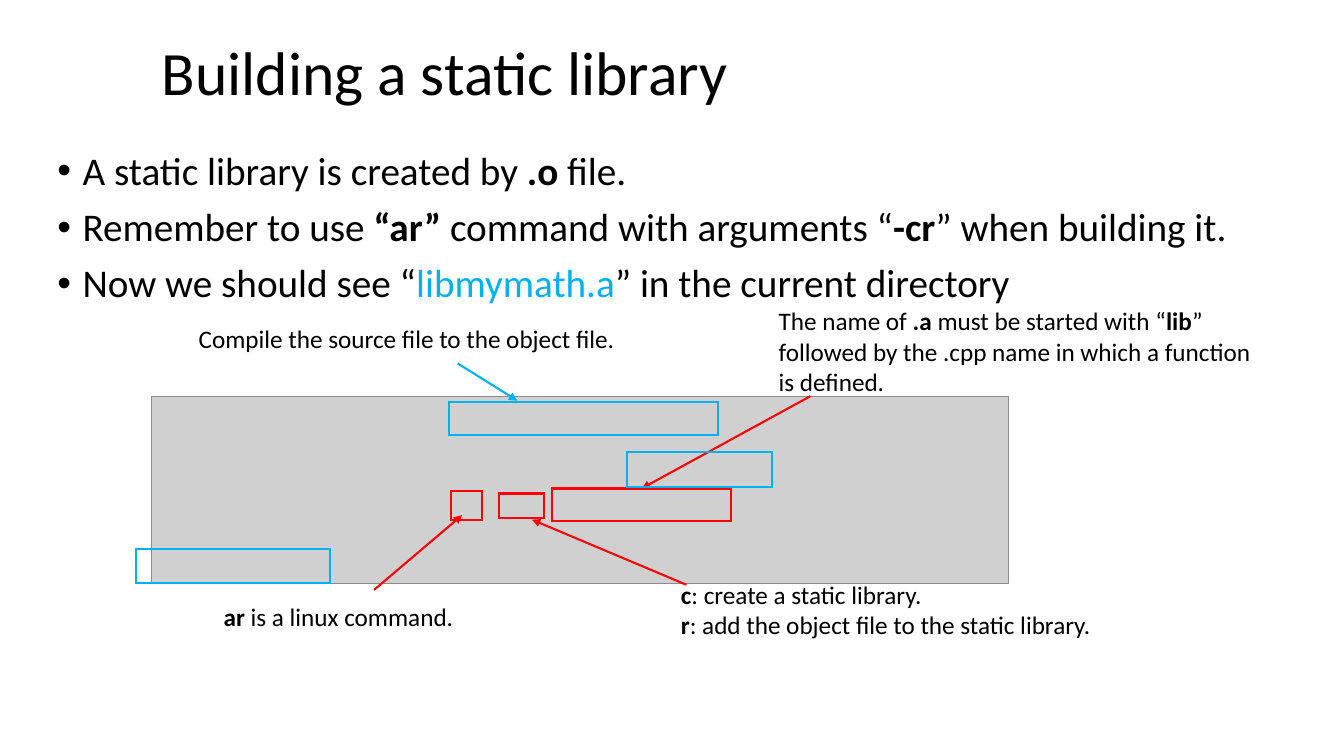
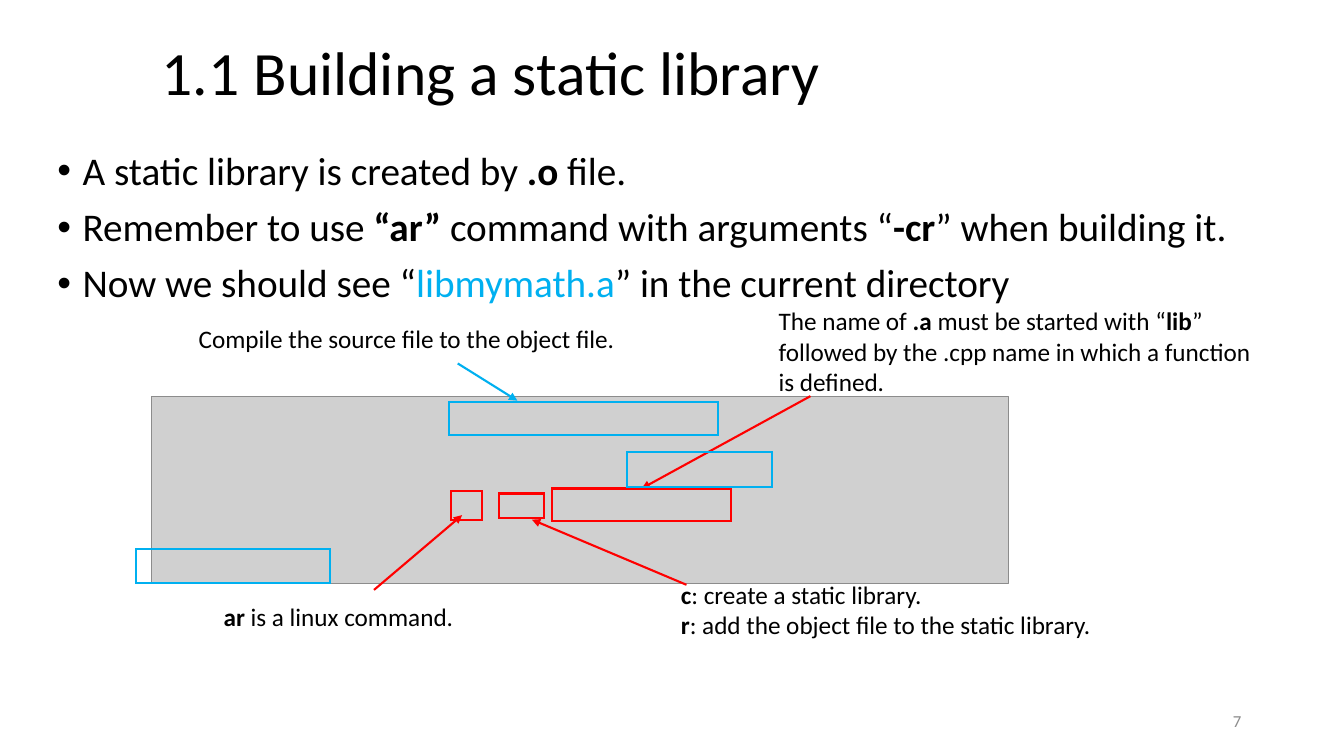
Before and after one commit to ShiqiYu/CPP, a slide deck: slide 7 of week06/Lab06.pptx (slide 6 before the commit). Drawn at 1344x756 pixels with LibreOffice and Linux fonts; fonts in the diff are those of the drawing; grey boxes stand for pictures; background and template pictures are left out. Boxes give left, top, right and bottom in pixels: in the first picture for what was removed or moved away, otherwise in the second. Text is boxed around its words. In the diff, an @@ line names an element or a change of style, - is before the commit and + after.

```diff
--- a/week06/Lab06.pptx
+++ b/week06/Lab06.pptx
@@ title at <box>162,52,819,106</box>: text changed @@
-Building a static library
+1.1 Building a static library
@@ page number added at <box>1233,716,1241,727</box>, 12 pt, text #8C8C8C @@
+7
```
Also in this commit, not shown: 18 other slides changed, 6 slides added, 3 other files.
